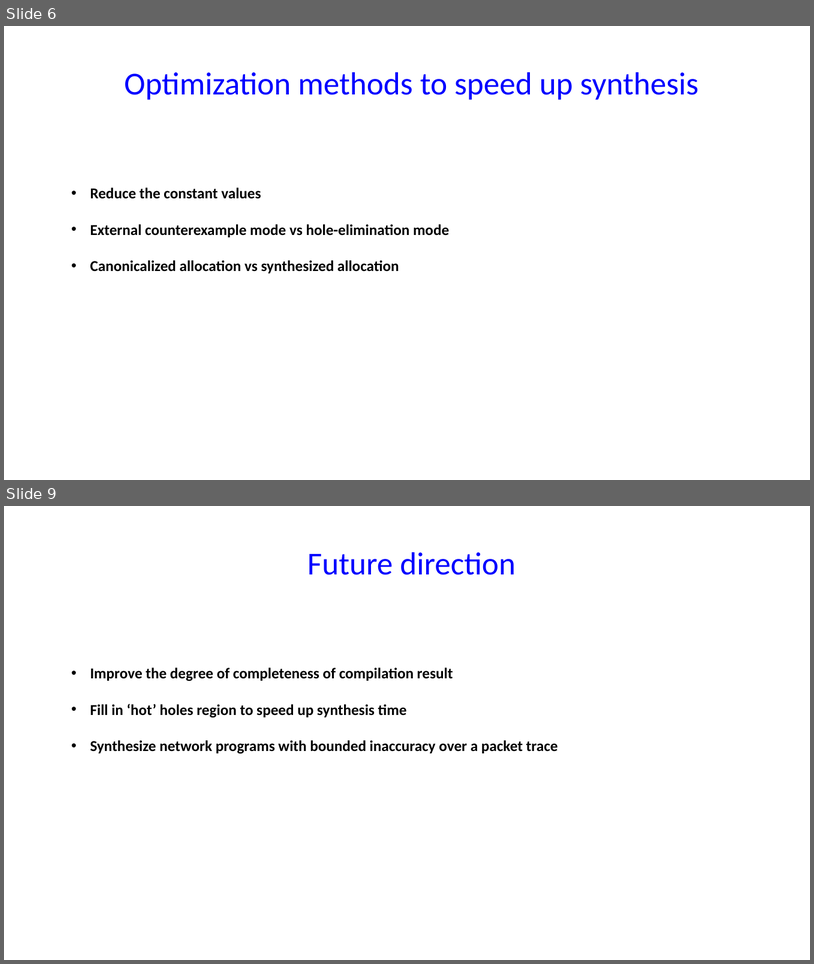
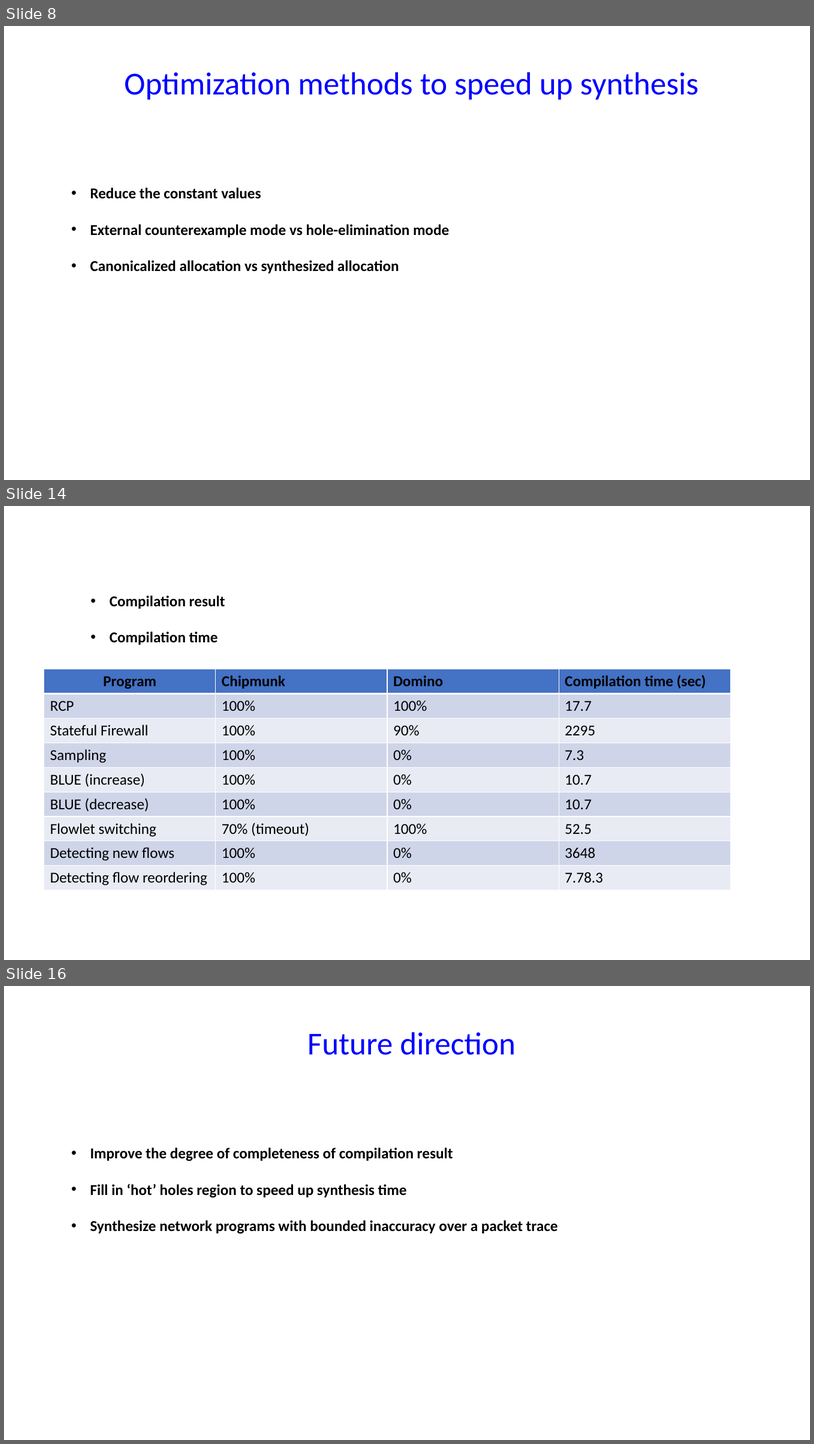
Before and after one commit to chipmunk-project/chipmunk_talk, a slide deck: HotNets_talk.pptx. Shown one above the other, each under a label of ours: slides 6 and 9 before the commit, slides 8, 14 and 16 after it; the slides between them are not shown. The pictures are 814x964 and 814x1444 pixels, drawn with LibreOffice and Linux fonts; fonts in the diff are those of the drawing. Boxes give left, top, right and bottom in pixels: in the first picture for what was removed or moved away, otherwise in the second. Text is boxed around its words. In the diff, an @@ line names an element or a change of style, - is before the commit and + after.

```diff
--- a/HotNets_talk.pptx
+++ b/HotNets_talk.pptx
@@ slide 14 added at (4,506,810,960), background #FFFFFF @@
@@ text added at (110,595,225,645), 18 pt, text #000000, bold @@
+• Compilation result
+• Compilation time
@@ table added at (44,669,731,890), 9 rows, 4 columns @@
+Program | Chipmunk | Domino | Compilation time (sec)
+RCP | 100% | 100% | 17.7
+Stateful Firewall | 100% | 90% | 2295
+Sampling | 100% | 0% | 7.3
+BLUE (increase) | 100% | 0% | 10.7
+BLUE (decrease) | 100% | 0% | 10.7
+Flowlet switching | 70% (timeout) | 100% | 52.5
+Detecting new flows | 100% | 0% | 3648
+Detecting flow reordering | 100% | 0% | 7.78.3
@@ what was slide 6 is now slide 8 @@
@@ what was slide 9 is now slide 16 @@
```
Also in this commit, not shown: 2 slides changed, 8 other slides added, 2 slides removed.
